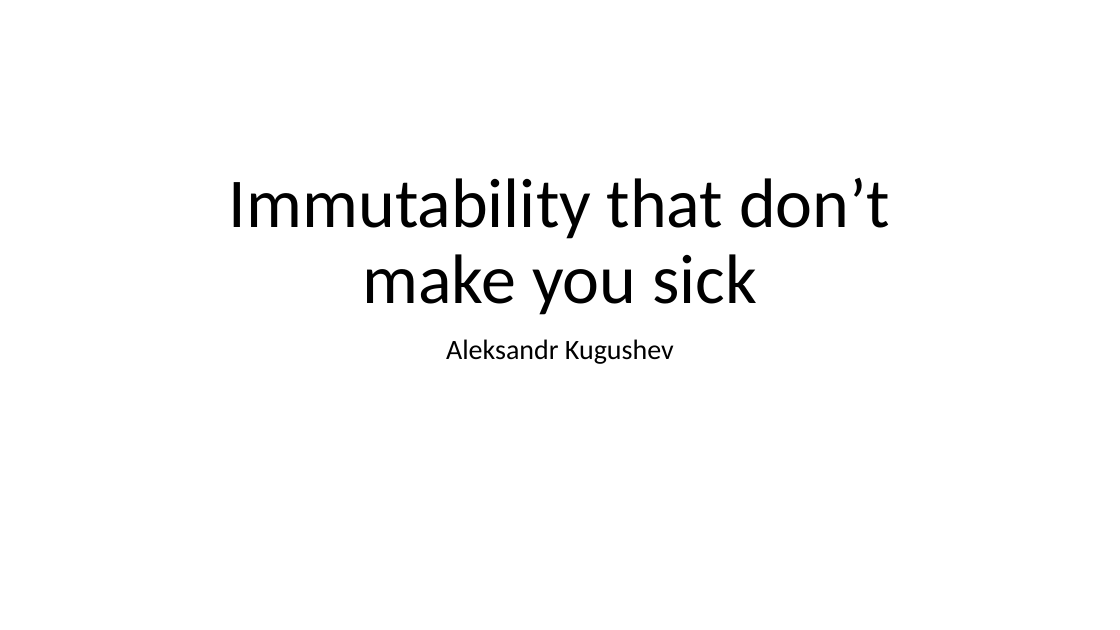
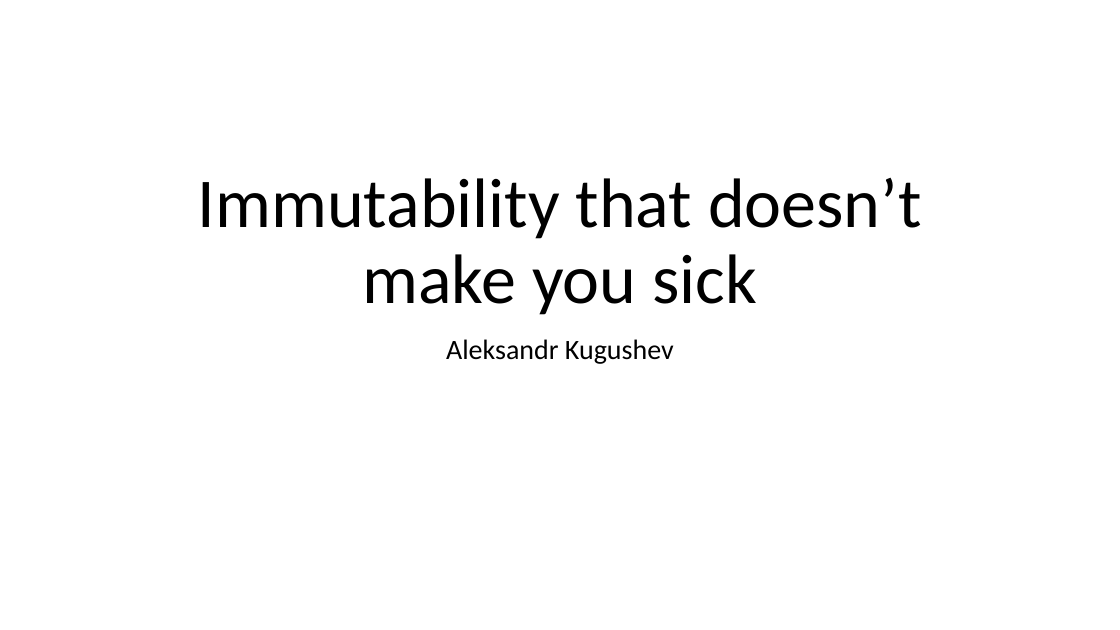
Before and after one commit to kugushev/presentations, a slide deck: slide 1 of Presentation.pptx. Drawn at 1120x630 pixels with LibreOffice and Linux fonts; fonts in the diff are those of the drawing. Boxes give left, top, right and bottom in pixels: in the first picture for what was removed or moved away, otherwise in the second. Text is boxed around its words. In the diff, an @@ line names an element or a change of style, - is before the commit and + after.

```diff
--- a/Presentation.pptx
+++ b/Presentation.pptx
@@ title at (198, 177, 921, 315): text changed @@
-Immutability that don’t make you sick
+Immutability that doesn’t make you sick
```
Also in this commit, not shown: 3 other slides changed, 5 slides added, 6 other files.
